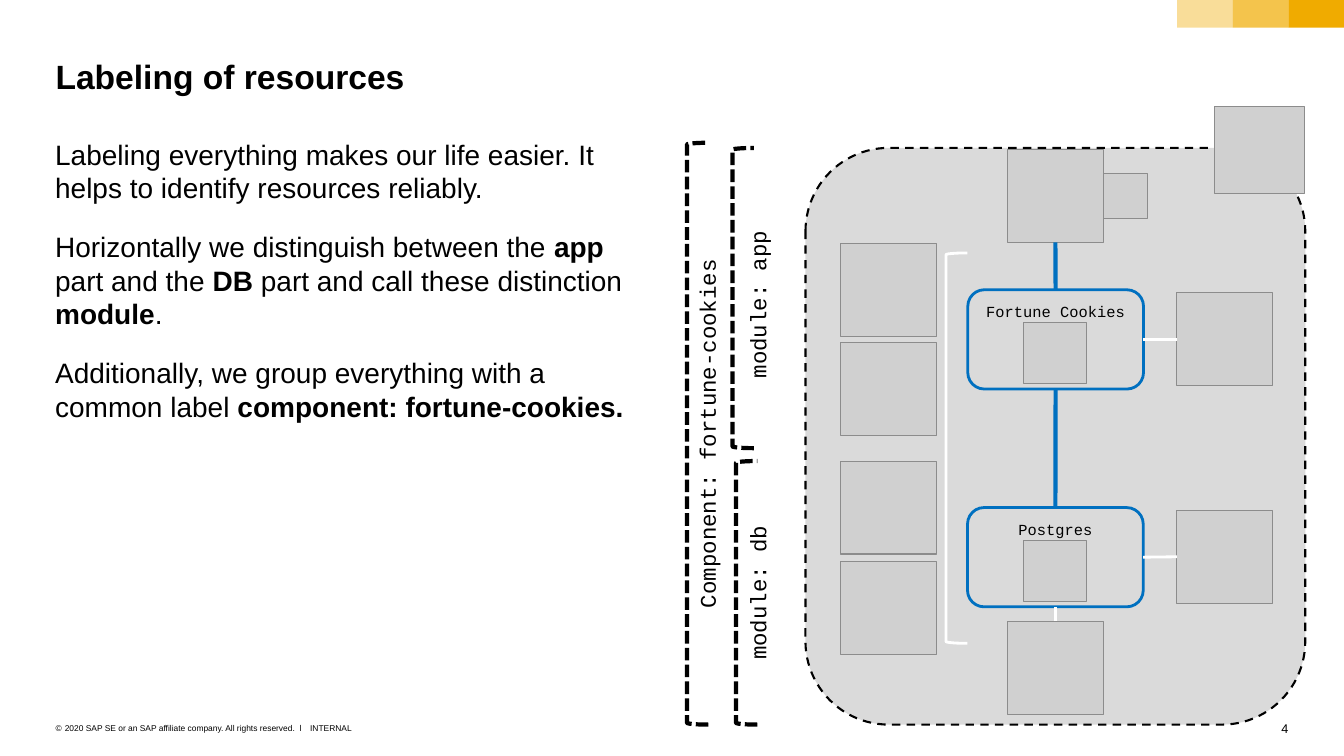
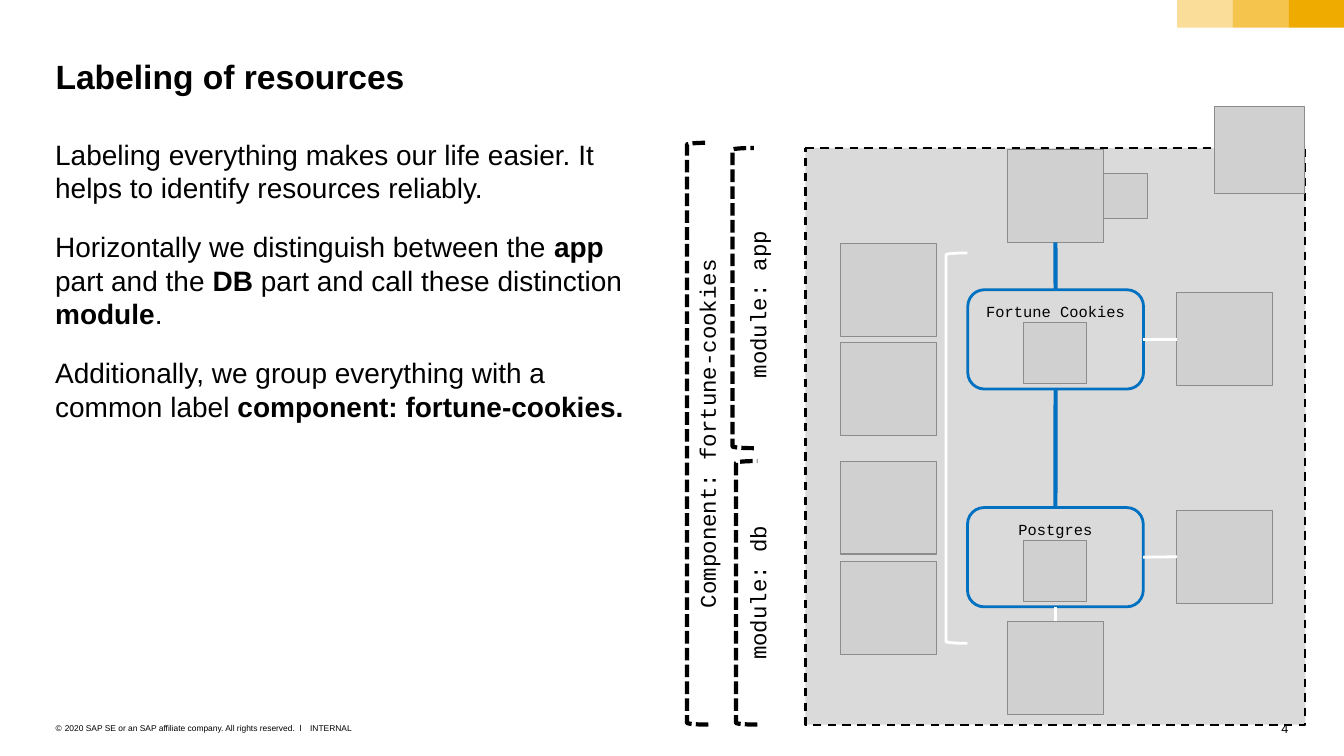
Before and after one commit to sriramrokkam/k8s-training, a slide deck: slide 4 of sample-app/fortune-cookies.pptx. Drawn at 1344x756 pixels with LibreOffice and Linux fonts; fonts in the diff are those of the drawing; grey boxes stand for pictures. Boxes give left, top, right and bottom in pixels: in the first picture for what was removed or moved away, otherwise in the second. Text is boxed around its words. In the diff, an @@ line names an element or a change of style, - is before the commit and + after.

```diff
--- a/sample-app/fortune-cookies.pptx
+++ b/sample-app/fortune-cookies.pptx
@@ rounded rectangle at bbox=[805, 148, 1305, 724]: proportions changed @@
```
Also in this commit, not shown: 1 other slide changed, 1 other file.
